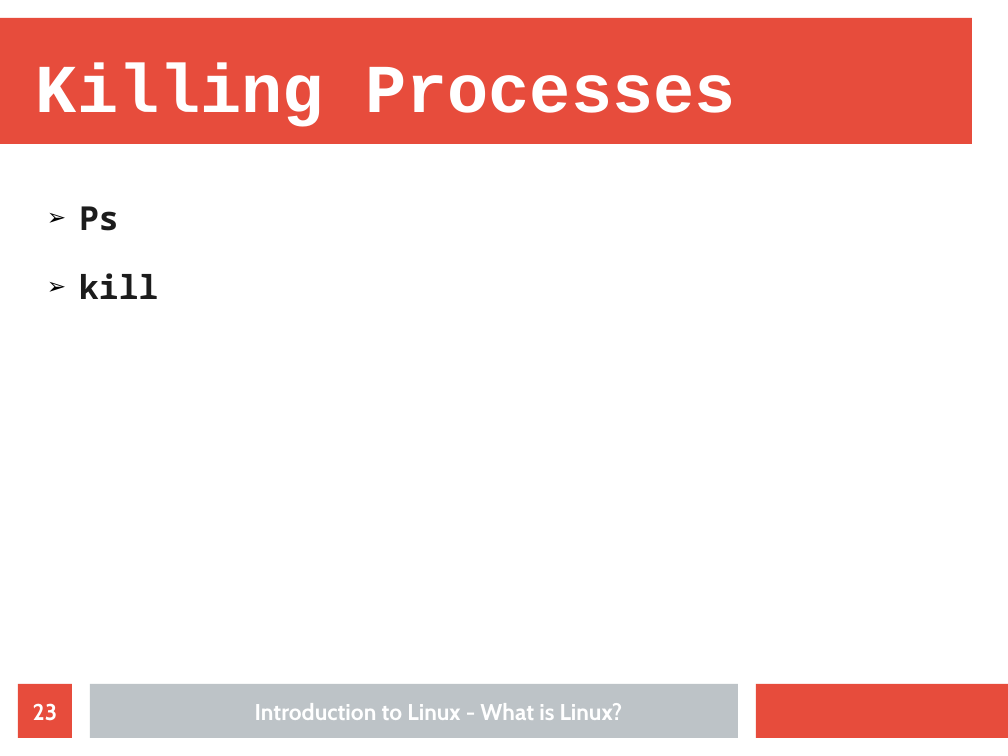
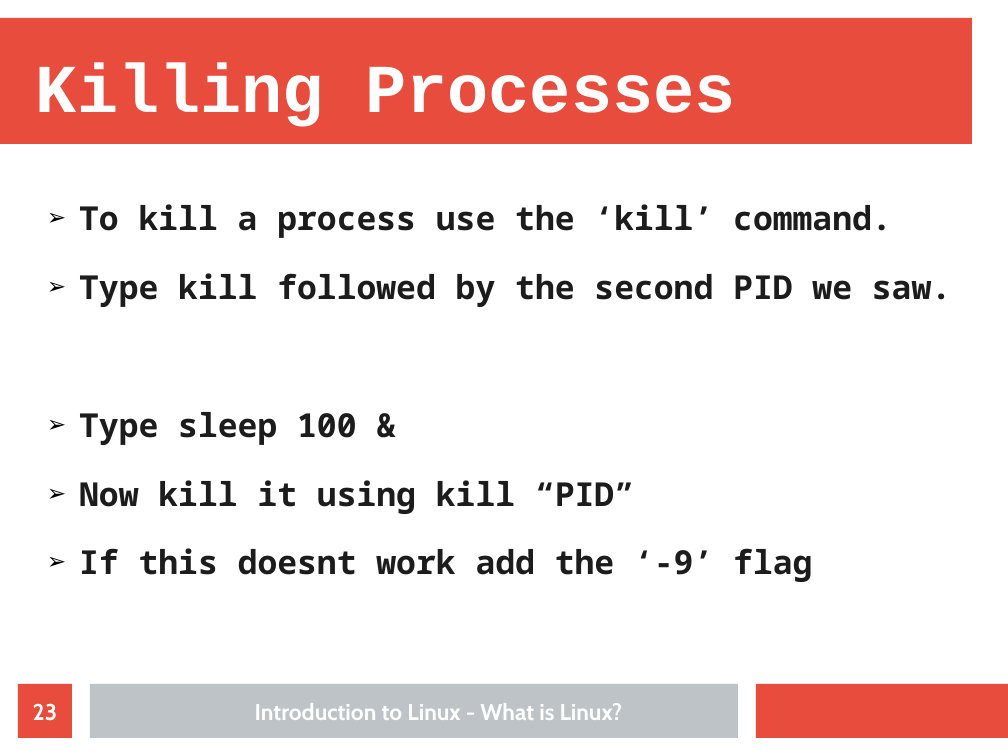
Before and after one commit to Nhlakanipho-Biyela/Intro_To_Linux_Course, a slide deck: slide 23 of Lecture_Slides/Lecture_4/ITL_Lecture_4_Processes.odp. Drawn at 1008x756 pixels with LibreOffice and Linux fonts; fonts in the diff are those of the drawing; background and template pictures are left out. Boxes give left, top, right and bottom in pixels: in the first picture for what was removed or moved away, otherwise in the second. Text is boxed around its words. In the diff, an @@ line names an element or a change of style, - is before the commit and + after.

```diff
--- a/Lecture_Slides/Lecture_4/ITL_Lecture_4_Processes.odp
+++ b/Lecture_Slides/Lecture_4/ITL_Lecture_4_Processes.odp
@@ text at (x1=79, y1=204, x2=951, y2=582): text changed @@
-➢ Ps
-➢ kill
+➢ To kill a process use the ‘kill’ command.
+➢ Type kill followed by the second PID we saw.
+➢ Type sleep 100 &
+➢ Now kill it using kill “PID”
+➢ If this doesnt work add the ‘-9’ flag
```
Also in this commit, not shown: 1 other slide changed, 1 slide removed.
